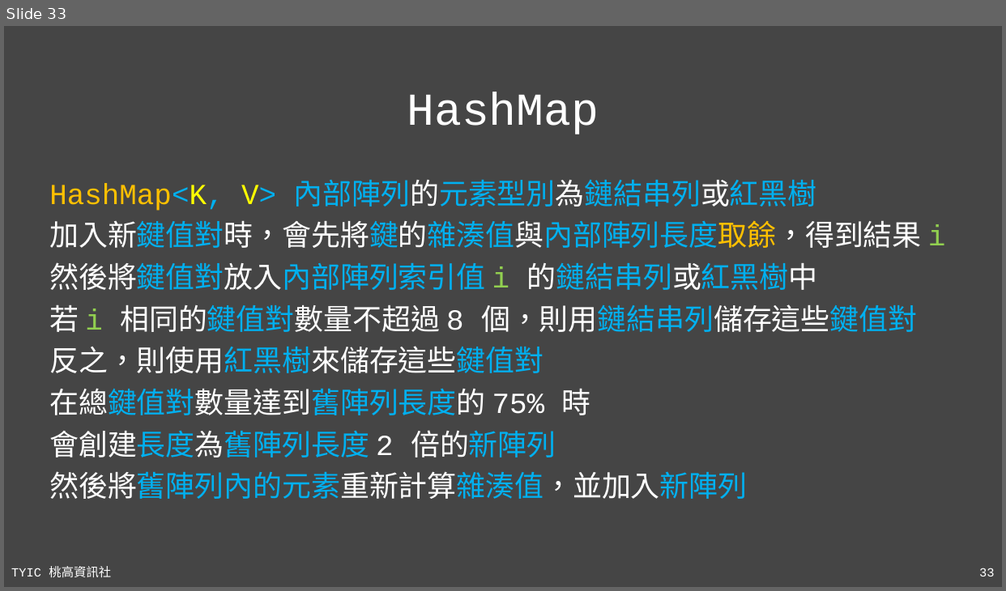
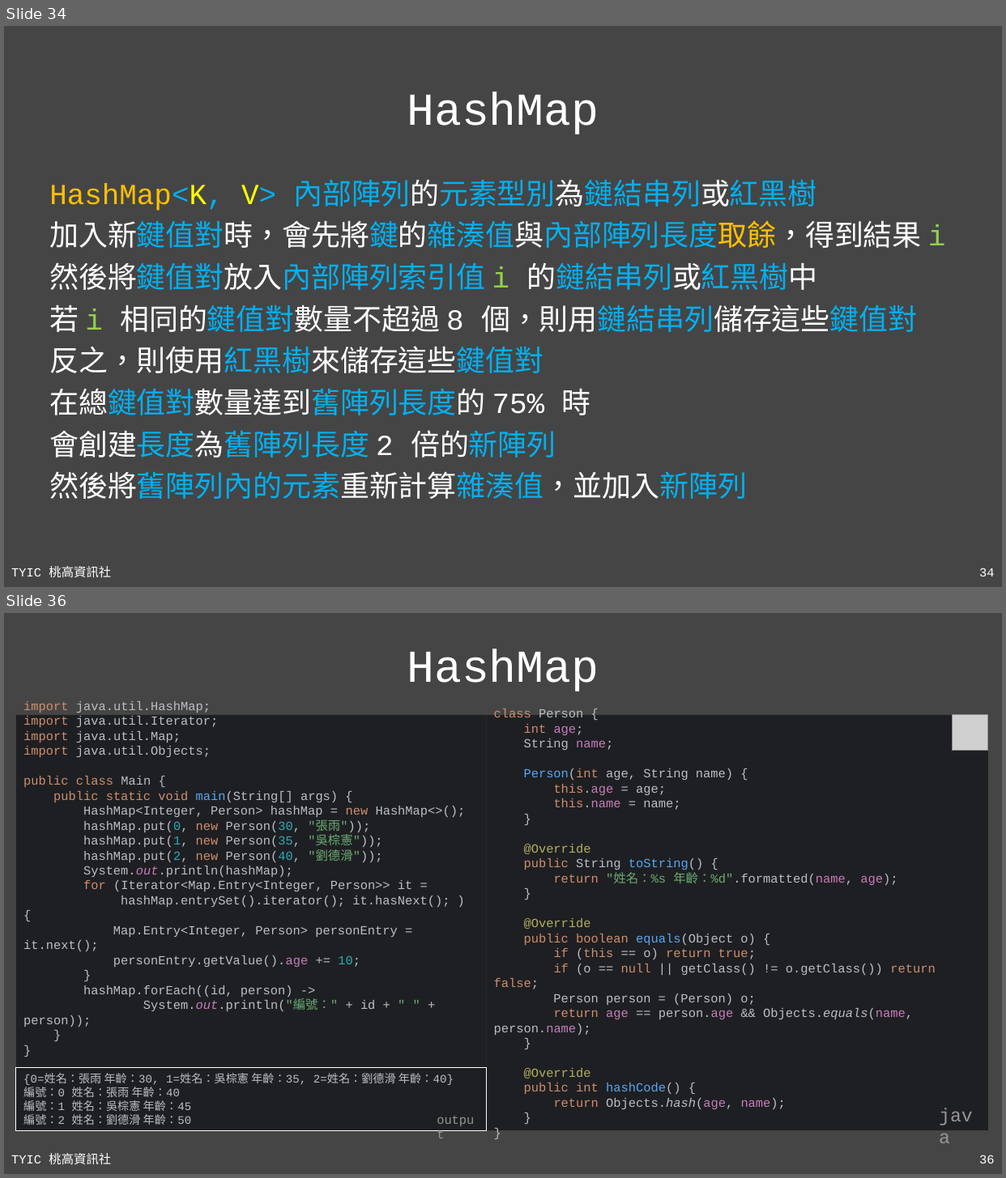
Before and after one commit to TYSHIC/slides, a slide deck: ppt/14_工具類別(2).pptx. Shown one above the other, each under a label of ours: slide 33 before the commit, slides 34 and 36 after it; the slides between them are not shown. The pictures are 1006x591 and 1006x1178 pixels, drawn with LibreOffice and Linux fonts; fonts in the diff are those of the drawing; grey boxes stand for pictures. Boxes give left, top, right and bottom in pixels: in the first picture for what was removed or moved away, otherwise in the second. Text is boxed around its words. In the diff, an @@ line names an element or a change of style, - is before the commit and + after.

```diff
--- a/ppt/14_工具類別(2).pptx
+++ b/ppt/14_工具類別(2).pptx
@@ slide 36 added at bbox=[4, 613, 1002, 1174], background #454545; not listed: 2 template elements that a slide beside it also shows @@
@@ title added at bbox=[407, 649, 599, 692], 44 pt, text #FFFFFF @@
+HashMap
@@ group added at bbox=[16, 715, 988, 1131]: 3 rectangles, 1 text, 1 picture @@
+class Person {
+int age;
+String name;
+Person(int age, String name) {
+this.age = age;
+this.name = name;
+}
+@Override
+public String toString() {
+return "姓名：%s 年齡：%d".formatted(name, age);
+}
+@Override
+public boolean equals(Object o) {
+if (this == o) return true;
+if (o == null || getClass() != o.getClass()) return false;
+Person person = (Person) o;
+return age == person.age && Objects.equals(name, person.name);
+}
+@Override
+public int hashCode() {
+return Objects.hash(age, name);
+}
+}
+import java.util.HashMap;
+import java.util.Iterator;
+import java.util.Map;
+import java.util.Objects;
+public class Main {
+public static void main(String[] args) {
+HashMap<Integer, Person> hashMap = new HashMap<>();
+hashMap.put(0, new Person(30, "張雨"));
+hashMap.put(1, new Person(35, "吳棕憲"));
+hashMap.put(2, new Person(40, "劉德滑"));
+System.out.println(hashMap);
+for (Iterator<Map.Entry<Integer, Person>> it =
+hashMap.entrySet().iterator(); it.hasNext(); ) {
+Map.Entry<Integer, Person> personEntry = it.next();
+personEntry.getValue().age += 10;
+}
+hashMap.forEach((id, person) ->
+System.out.println("編號：" + id + " " + person));
+}
+}
+java
@@ rectangle added at bbox=[16, 1068, 486, 1131], fill #1E1F22, outline #FFFFFF 0.75 pt, 11 pt, text #BCBEC4 @@
+{0=姓名：張雨 年齡：30, 1=姓名：吳棕憲 年齡：35, 2=姓名：劉德滑 年齡：40}
+編號：0 姓名：張雨 年齡：40
+編號：1 姓名：吳棕憲 年齡：45
+編號：2 姓名：劉德滑 年齡：50
@@ text added at bbox=[429, 1108, 486, 1131], 12 pt, text #969696 @@
+output
@@ what was slide 33 is now slide 34 @@
@@ page number at bbox=[979, 568, 994, 577]: text changed @@
-33
+34
```
Also in this commit, not shown: 5 slides changed, 4 other slides added, 1 slide removed, 9 other files.
